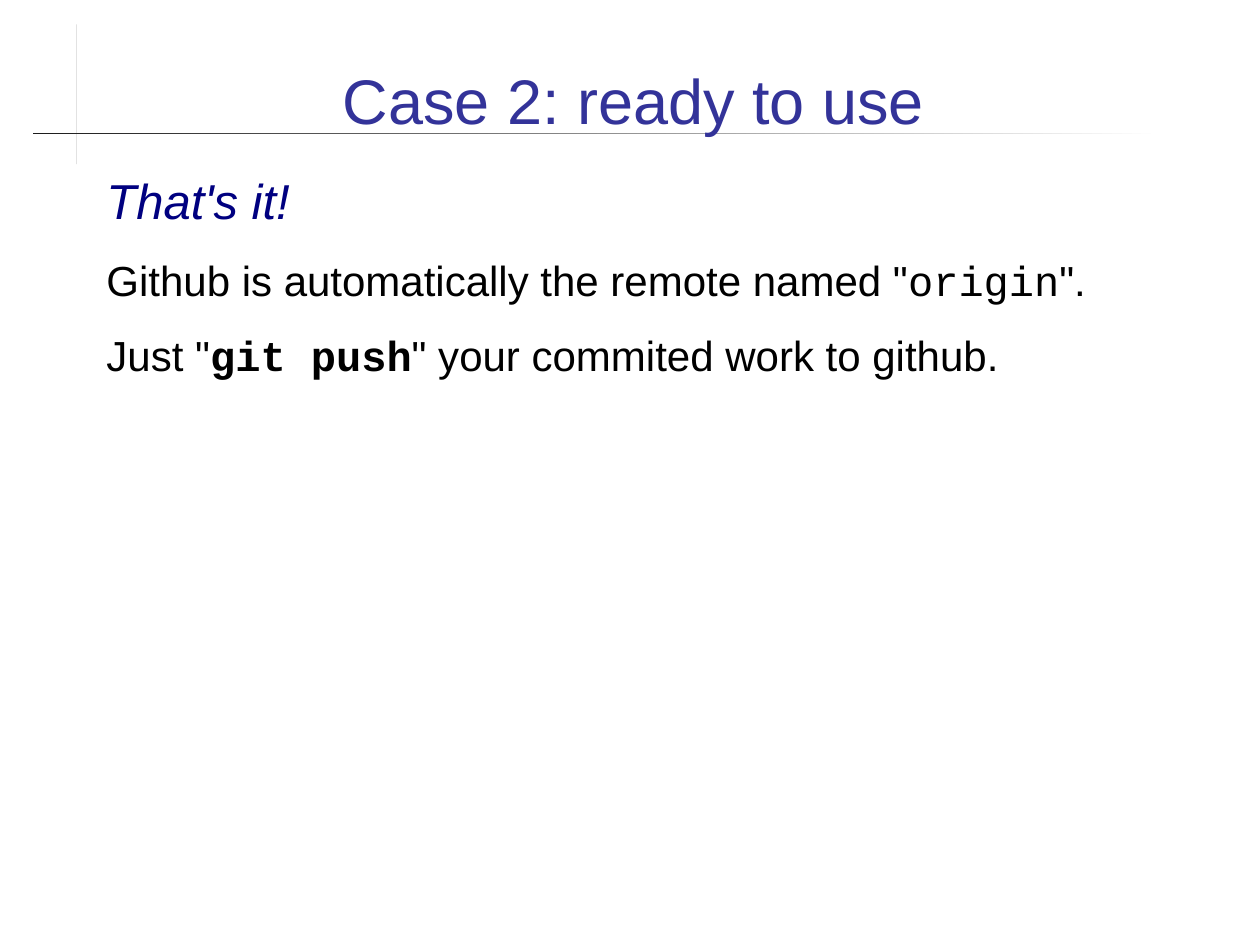
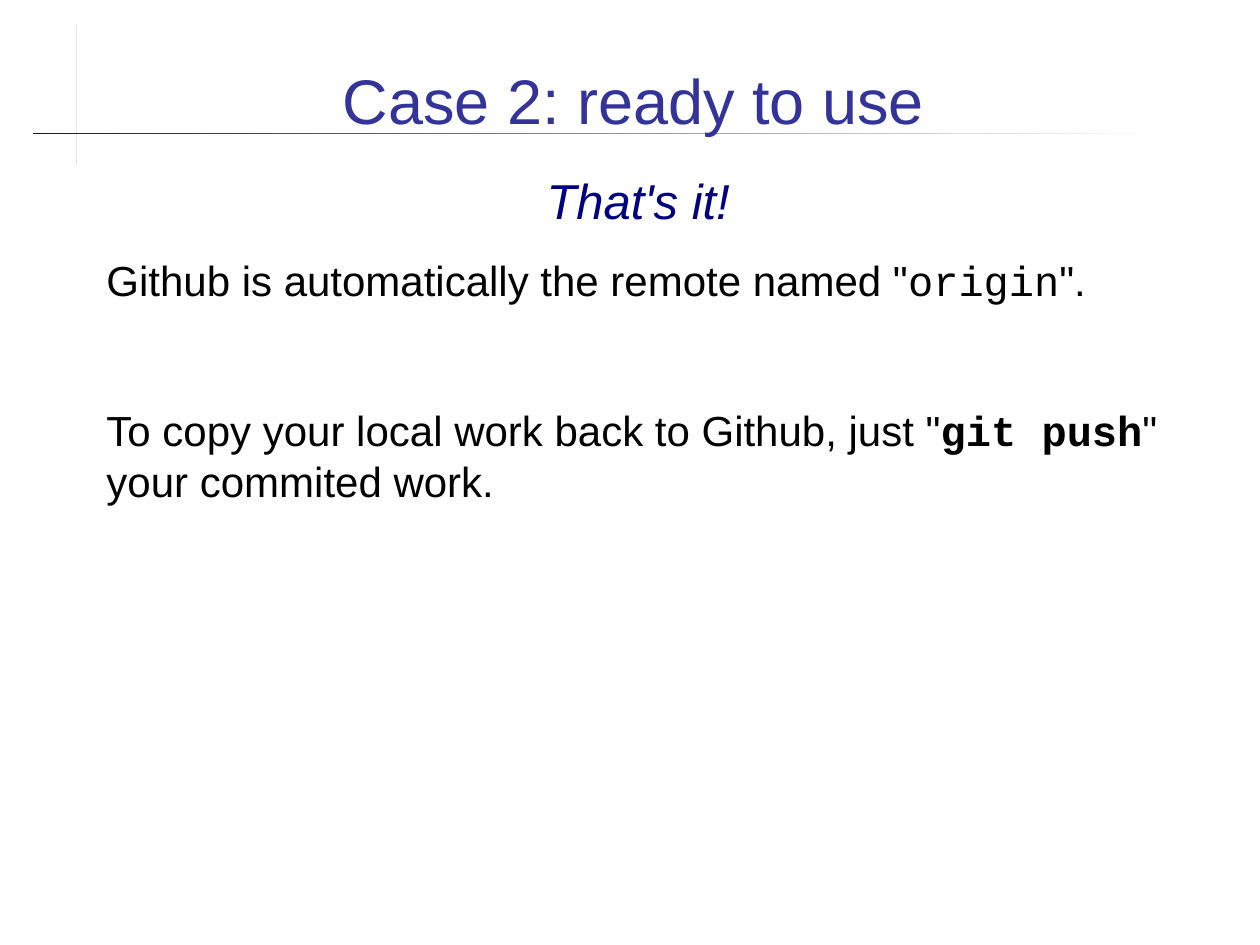
Before and after one commit to cpske/ISP, a slide deck: slide 11 of git/Using-Github.ppt (slide 9 before the commit). Drawn at 1260x945 pixels with LibreOffice and Linux fonts; fonts in the diff are those of the drawing. Boxes give left, top, right and bottom in pixels: in the first picture for what was removed or moved away, otherwise in the second. Text is boxed around its words. In the diff, an @@ line names an element or a change of style, - is before the commit and + after.

```diff
--- a/git/Using-Github.ppt
+++ b/git/Using-Github.ppt
@@ text at box(547, 183, 730, 220): alignment left to centre @@
@@ text at box(106, 415, 1158, 505): text changed @@
-Just "git push" your commited work to github.
+To copy your local work back to Github, just "git push" your commited work.
```
Also in this commit, not shown: 12 other slides changed, 5 slides added, 1 slide removed, 5 other files.
